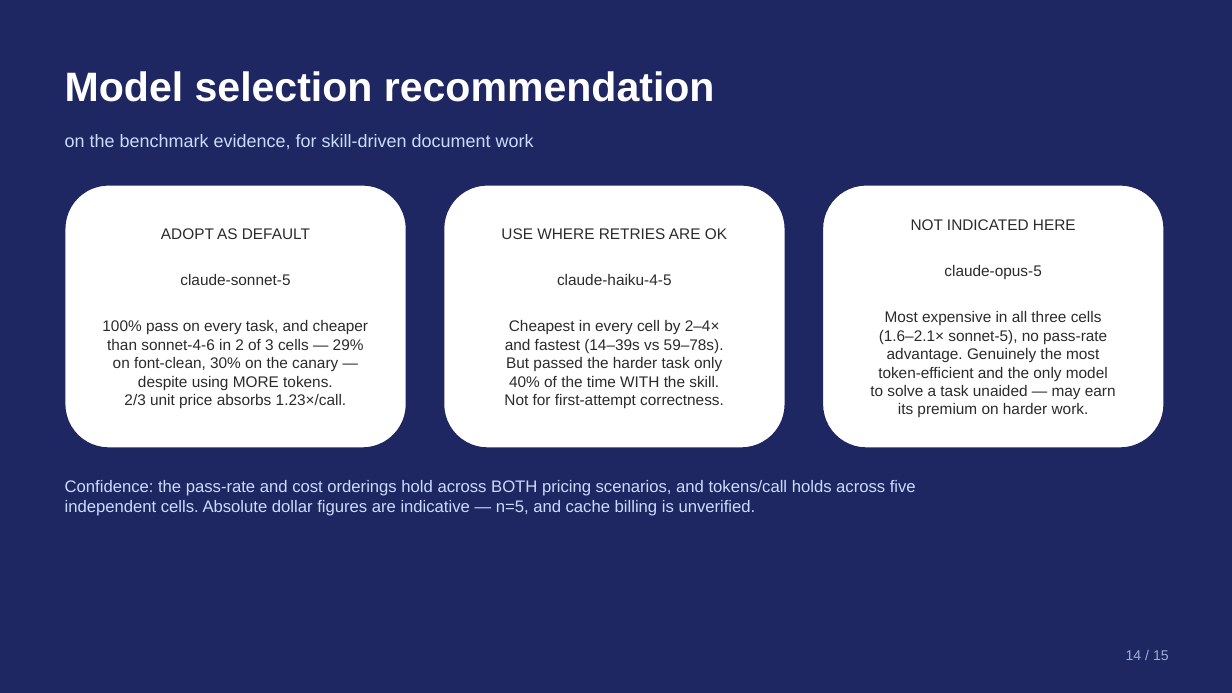
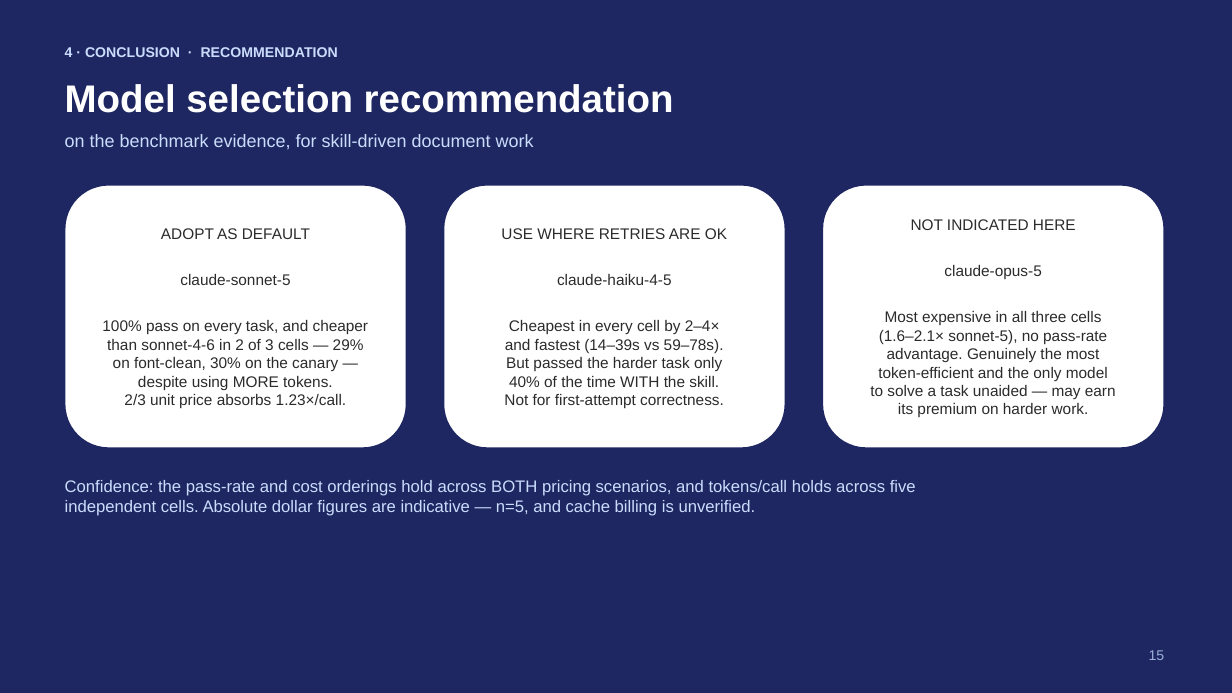
Before and after one commit to rossoctl/autobench-claudecode, a slide deck: slide 15 of results/autobench-claudecode-summary.pptx (slide 14 before the commit). Drawn at 1232x693 pixels with LibreOffice and Linux fonts; fonts in the diff are those of the drawing. Boxes give left, top, right and bottom in pixels: in the first picture for what was removed or moved away, otherwise in the second. Text is boxed around its words. In the diff, an @@ line names an element or a change of style, - is before the commit and + after.

```diff
--- a/results/autobench-claudecode-summary.pptx
+++ b/results/autobench-claudecode-summary.pptx
@@ text added at (65, 47, 338, 57), 11 pt, text #CADCFC, bold @@
+4 · CONCLUSION · RECOMMENDATION
@@ text "Model selection recommendation": place and size @@
-text "Model selection recommendation" at (65, 71, 715, 102)
+text "Model selection recommendation" at (65, 84, 674, 113)
@@ text "Model selection recommendation" at (65, 84, 674, 113): size 32 to 30 pt @@
@@ text at (1149, 650, 1165, 660): text changed @@
-14 / 15
+15
```
Also in this commit, not shown: 14 other slides changed, 1 slide added, 3 other files.
